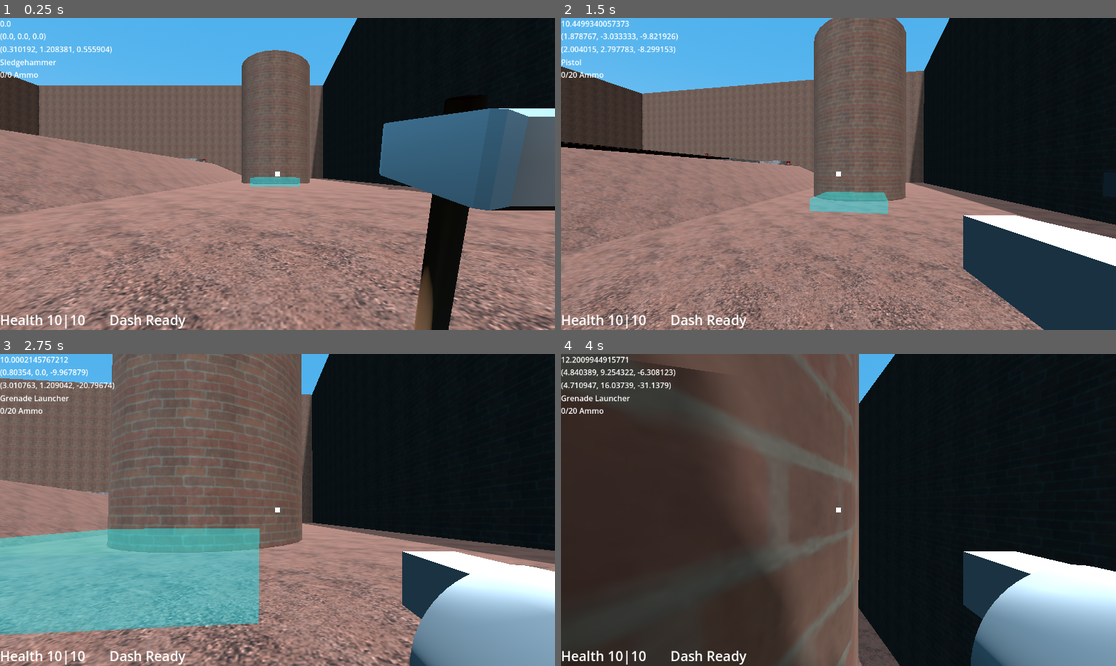
Above: before the commit, frames 1-4 (two rows, left to right).
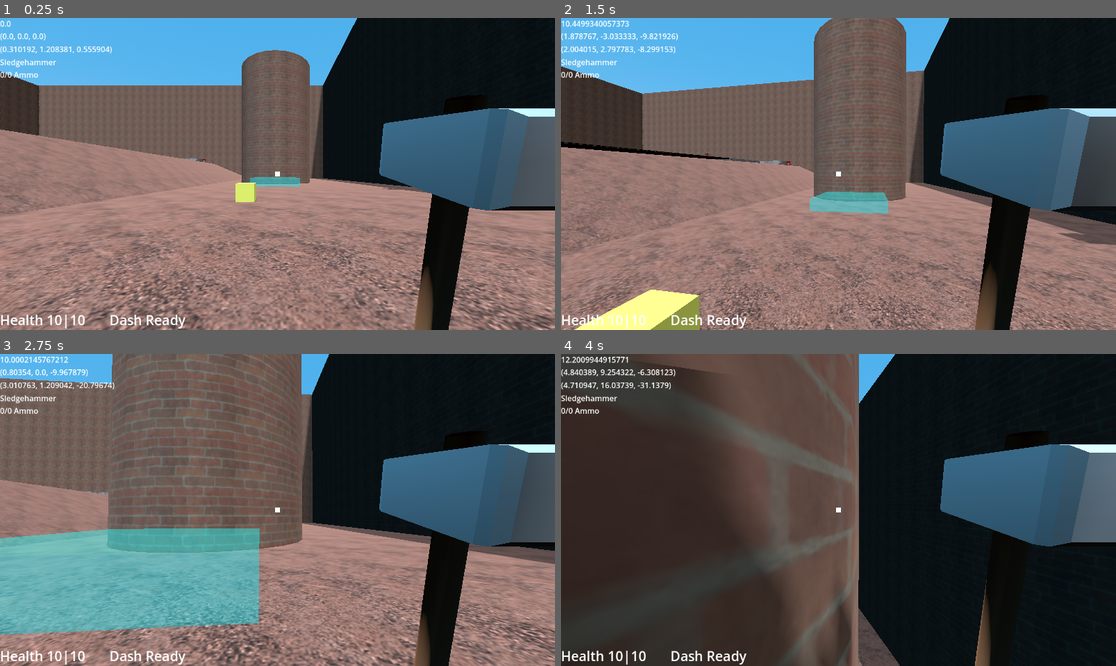
Above: after the commit, the same moments.

Repository: Wlopez2002/FPSGame
Game: Godot game, scene res://Levels/TestMain.tscn
The game is run twice, just before and just after one commit, with the same random seed, the same clock (stepped at 60 frames per second) and the same inputs. Sound files missing from this copy of the repository are replaced by a short silence.
Inputs (mouse positions are in pixels of both pictures, inside the frame that each line leads up to):
- Up to frame 1 (0.25 s): no input
- Up to frame 2 (1.5 s): tap Enter at 0.5 s; move the mouse to (866, 174) at 0.52 s; hold W (MoveForward) from 0.53 s (still down); tap 1 at 0.6 s; tap Space (MoveJump) at 0.77 s; tap 2 at 0.8, 1.35 s; move the mouse to (810, 174) at 1.27 s
- Up to frame 3 (2.75 s): keep holding W (MoveForward); tap Space (MoveJump) at 1.52 s; tap 3 at 1.55, 2.1 s; move the mouse to (288, 503) at 2.02 s; tap 4 at 2.3 s
- Up to frame 4 (4 s): keep holding W (MoveForward); move the mouse to (832, 516) at 2.77 s; tap 4 at 2.85 s; tap Space (MoveJump) at 3.02, 3.77 s; tap 5 at 3.05, 3.6 s; move the mouse to (877, 513) at 3.52 s; tap 6 at 3.8 s

The runs differ from the first frame. In frame 1, 0.2% of the frame differs, in the area x 42-47%, y 52-60%; in frame 2, 20%, in the area x 0-100%, y 13-100%; in frame 3, 18%; in frame 4, 19%.

Commit message:
added weapon slot positions

Diff:
--- a/Levels/TestMain.tscn
+++ b/Levels/TestMain.tscn
@@ -568,7 +568,19 @@
 [node name="CollisionShape3D" type="CollisionShape3D" parent="crusher2" unique_id=99074852]
 shape = SubResource("BoxShape3D_vy5do")
 
-[node name="WeaponPickup" parent="." unique_id=1666044394 instance=ExtResource("8_tlhpo")]
+[node name="WeaponPickup3" parent="." unique_id=1666044394 instance=ExtResource("8_tlhpo")]
+transform = Transform3D(1, 0, 0, 0, 1, 0, 0, 0, 1, -80.05553, 14.59, 37.338078)
+weaponPath = "res://Weapons/GrenadeLauncher/GrenadeLauncher.tscn"
+
+[node name="WeaponPickup2" parent="." unique_id=1705449975 instance=ExtResource("8_tlhpo")]
+transform = Transform3D(1, 0, 0, 0, 1, 0, 0, 0, 1, -1.4167557, 0.7081709, -10.771573)
+weaponPath = "res://Weapons/Pistol/Pistol.tscn"
+
+[node name="WeaponPickup4" parent="." unique_id=403812938 instance=ExtResource("8_tlhpo")]
+transform = Transform3D(1, 0, 0, 0, 1, 0, 0, 0, 1, -38.39567, 7.1844797, -14.920078)
+weaponPath = "res://Weapons/SMG/SubmachineGun.tscn"
+
+[node name="WeaponPickup" parent="." unique_id=2055603131 instance=ExtResource("8_tlhpo")]
 transform = Transform3D(1, 0, 0, 0, 1, 0, 0, 0, 1, -35.406097, 7.1844788, -1.4208794)
 weaponPath = "res://Weapons/SMG/SubmachineGun.tscn"
 
--- a/Player/Player.tscn
+++ b/Player/Player.tscn
@@ -4,8 +4,6 @@
 [ext_resource type="PackedScene" uid="uid://cybl126oyo3x0" path="res://UI/PlayerUi.tscn" id="2_q3lat"]
 [ext_resource type="Script" uid="uid://buj4lbe30m4dx" path="res://Player/PlayerWeapon.gd" id="2_tok1r"]
 [ext_resource type="PackedScene" uid="uid://b2i8nqbfc1bsq" path="res://Weapons/Sledgehammer/SledgehammerWeapon.tscn" id="4_8g4oa"]
-[ext_resource type="PackedScene" uid="uid://b7owd76wwuk2f" path="res://Weapons/Pistol/Pistol.tscn" id="5_6ysni"]
-[ext_resource type="PackedScene" uid="uid://3lsl5ugt2sap" path="res://Weapons/GrenadeLauncher/GrenadeLauncher.tscn" id="5_dm7nj"]
 [ext_resource type="Script" uid="uid://d0if5v7xkdr0k" path="res://Player/PlayerInteract.gd" id="6_8sa4y"]
 [ext_resource type="Script" uid="uid://dqm0n2x300ibf" path="res://Player/PlayerHitBox.gd" id="7_s1rgi"]
 [ext_resource type="PackedScene" uid="uid://cgvvmyrm706bt" path="res://Conponents/EntityComponent.tscn" id="8_s1rgi"]
@@ -45,15 +43,9 @@
 
 [node name="Weapons" type="Node3D" parent="Head" unique_id=237730863 node_paths=PackedStringArray("weaponsList")]
 script = ExtResource("2_tok1r")
-weaponsList = [NodePath("SledgehammerWeapon"), NodePath("Pistol"), NodePath("GrenadeLauncher")]
+weaponsList = [NodePath("SledgehammerWeapon")]
 
 [node name="SledgehammerWeapon" parent="Head/Weapons" unique_id=1840920180 instance=ExtResource("4_8g4oa")]
-visible = false
-
-[node name="Pistol" parent="Head/Weapons" unique_id=1000285267 instance=ExtResource("5_6ysni")]
-visible = false
-
-[node name="GrenadeLauncher" parent="Head/Weapons" unique_id=1248248290 instance=ExtResource("5_dm7nj")]
 visible = false
 
 [node name="switchTimer" type="Timer" parent="Head/Weapons" unique_id=880121823]
--- a/Player/PlayerWeapon.gd
+++ b/Player/PlayerWeapon.gd
@@ -65,6 +65,8 @@
 func setHeld(newIndex: int):
 	if newIndex >= weaponsList.size():
 		return;
+	if weaponsList.get(heldWeapon) == null:
+		return;
 
 	weaponsList.get(heldWeapon).visible = false;
 	weaponsList.get(heldWeapon)._switchedFrom();
@@ -72,12 +74,13 @@
 	weaponsList.get(heldWeapon).visible = true;
 	weaponsList.get(heldWeapon)._switchTo();
 
+
 func _addWeapon(weaponScenePath: String):
 	var newWeapon = load(weaponScenePath).instantiate()
 
 	## check if palyer has weapon
 	for weapon in weaponsList:
-		if weapon.name == newWeapon.name: # if not add ammo
+		if weapon != null and weapon.name == newWeapon.name: # if not add ammo
 			newWeapon.queue_free()
 			weapon.addAmmo(100)
 			return;
@@ -85,8 +88,19 @@
 	## add weapon
 	newWeapon.visible = false;
 	add_child(newWeapon)
+	newWeapon.addAmmo(100)
+
 	weaponsList.push_back(newWeapon)
+
+	## sort list
+	weaponsList.sort_custom(compareWeaponPrefSlot)
+
 	setHeld(weaponsList.find(newWeapon))
+
+func compareWeaponPrefSlot(a: WeaponBase, b: WeaponBase):
+	if a.prefWeaponSlot < b.prefWeaponSlot:
+		return true;
+	return false;
 
 func _addAmmo(type: WeaponBase.AMMOTYPE, ammount: int) -> int:
 	var remainder = ammount;
--- a/Weapons/GrenadeLauncher/GrenadeLauncher.tscn
+++ b/Weapons/GrenadeLauncher/GrenadeLauncher.tscn
@@ -21,6 +21,7 @@
 weaponName = "Grenade Launcher"
 myAmmoType = 3
 type = 2
+prefWeaponSlot = 3
 attackSpeed = 1.0
 maxAmmo = 20
 metadata/_custom_type_script = "uid://b6bqtm7u8pqy4"
--- a/Weapons/Pistol/Pistol.tscn
+++ b/Weapons/Pistol/Pistol.tscn
@@ -16,6 +16,7 @@
 weaponName = "Pistol"
 myAmmoType = 1
 type = 1
+prefWeaponSlot = 1
 damage = 1
 attackSpeed = 0.5
 maxAmmo = 20
--- a/Weapons/SMG/SubmachineGun.tscn
+++ b/Weapons/SMG/SubmachineGun.tscn
@@ -20,6 +20,7 @@
 weaponName = "Submachine Gun"
 myAmmoType = 2
 type = 1
+prefWeaponSlot = 2
 damage = 1
 attackSpeed = 0.1
 maxAmmo = 40
--- a/Weapons/Sledgehammer/SledgehammerWeapon.tscn
+++ b/Weapons/Sledgehammer/SledgehammerWeapon.tscn
@@ -75,6 +75,7 @@
 [node name="SledgehammerWeapon" type="Node3D" unique_id=1840920180]
 script = ExtResource("1_bpkrq")
 weaponName = "Sledgehammer"
+prefWeaponSlot = 0
 damage = 5
 attackSpeed = 1.0
 
--- a/Weapons/WeaponBase.gd
+++ b/Weapons/WeaponBase.gd
@@ -8,6 +8,7 @@
 @export var weaponName: String
 @export var myAmmoType: AMMOTYPE;
 @export var type: WEAPONTYPE;
+@export var prefWeaponSlot: int = -1; ## Uses this to order weapons when picked up
 @export var damage: int;
 @export var attackSpeed: float;
 @export var maxAmmo: int = 0;
